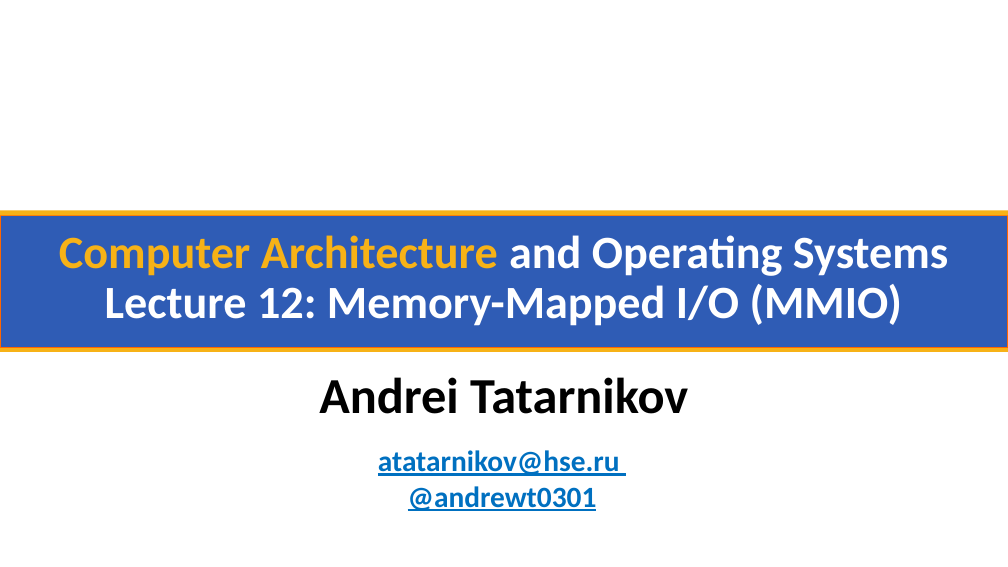
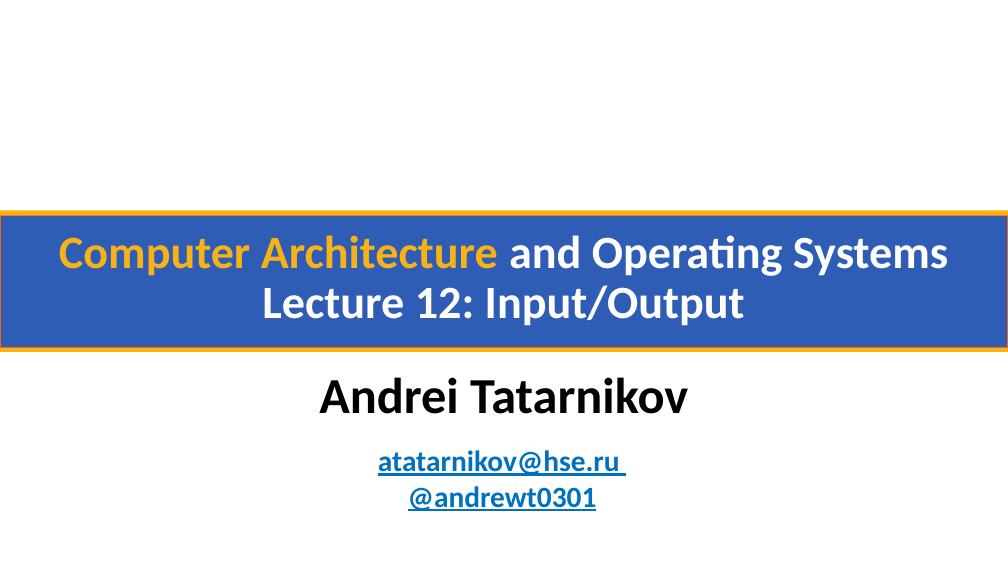
Before and after one commit to andrewt0301/hse-acos-course, a slide deck: slide 1 of docs/part1ca/12_MMIO/CA_Lecture_12.pptx. Drawn at 1008x567 pixels with LibreOffice and Linux fonts; fonts in the diff are those of the drawing; background and template pictures are left out. Boxes give left, top, right and bottom in pixels: in the first picture for what was removed or moved away, otherwise in the second. Text is boxed around its words. In the diff, an @@ line names an element or a change of style, - is before the commit and + after.

```diff
--- a/docs/part1ca/12_MMIO/CA_Lecture_12.pptx
+++ b/docs/part1ca/12_MMIO/CA_Lecture_12.pptx
@@ title at (59, 235, 948, 326): text changed @@
-Computer Architecture and Operating Systems
-Lecture 12: Memory-Mapped I/O (MMIO)
+Computer Architecture and Operating Systems
+Lecture 12: Input/Output
```
Also in this commit, not shown: 4 slides added, 1 other file.
